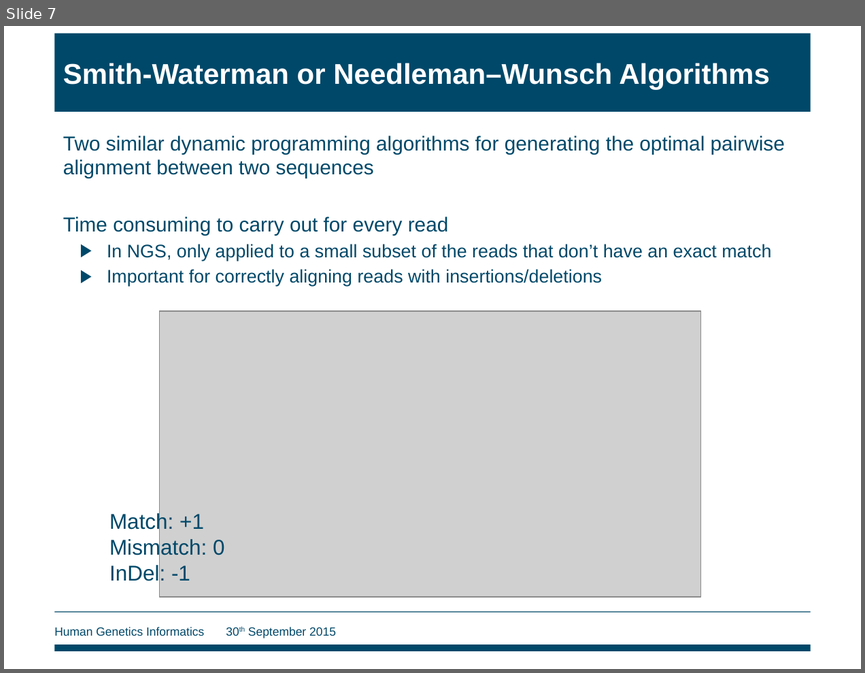
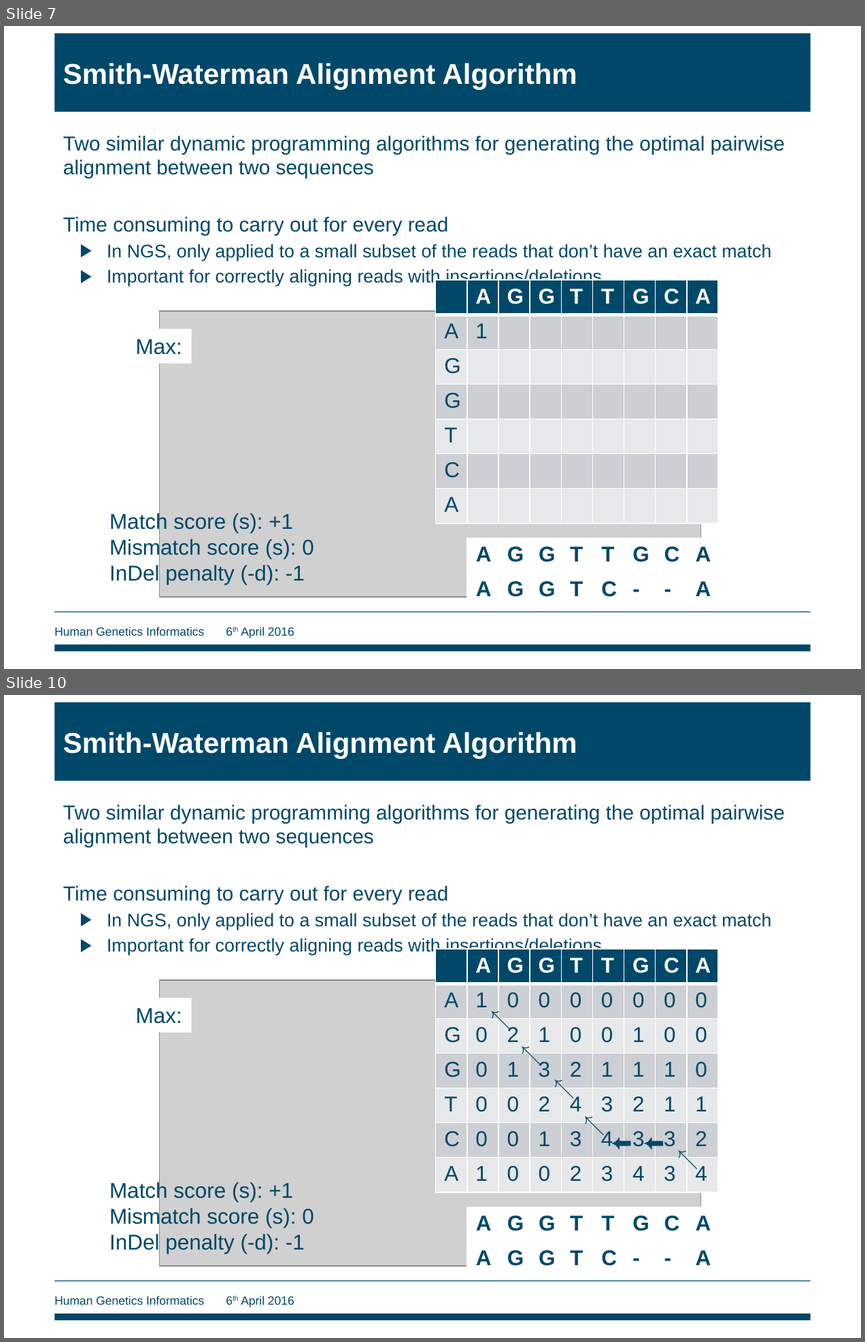
Before and after one commit to wtsi-hgi/ebi-ngs-workshop, a slide deck: EBI_NGS_rsvc_slides.pptx. Shown one above the other, each under a label of ours: slide 7 before the commit, slides 7 and 10 after it; the slides between them are not shown. The pictures are 865x673 and 865x1342 pixels, drawn with LibreOffice and Linux fonts; fonts in the diff are those of the drawing; grey boxes stand for pictures; background and template pictures are left out. Boxes give left, top, right and bottom in pixels: in the first picture for what was removed or moved away, otherwise in the second. Text is boxed around its words. In the diff, an @@ line names an element or a change of style, - is before the commit and + after.

Commit message:
Update to 2016 April course

```diff
--- a/EBI_NGS_rsvc_slides.pptx
+++ b/EBI_NGS_rsvc_slides.pptx
@@ slide 10 added at <box>4,695,861,1338</box>, background #FFFFFF; not listed: 3 template elements that a slide beside it also shows @@
@@ title added at <box>54,702,810,781</box>, fill #004869, 24 pt, text #FFFFFF, bold @@
+Smith-Waterman Alignment Algorithm
@@ text added at <box>63,804,785,955</box>, 17 pt, text #004869 @@
+Two similar dynamic programming algorithms for generating the optimal pairwise alignment between two sequences
+Time consuming to carry out for every read
+  ▶ In NGS, only applied to a small subset of the reads that don’t have an exact match
+  ▶ Important for correctly aligning reads with insertions/deletions
@@ table added at <box>436,949,721,1192</box>, 7 rows, 9 columns @@
+ | A | G | G | T | T | G | C | A
+A | 1 | 0 | 0 | 0 | 0 | 0 | 0 | 0
+G | 0 | 2 | 1 | 0 | 0 | 1 | 0 | 0
+G | 0 | 1 | 3 | 2 | 1 | 1 | 1 | 0
+T | 0 | 0 | 2 | 4 | 3 | 2 | 1 | 1
+C | 0 | 0 | 1 | 3 | 4 | 3 | 3 | 2
+A | 1 | 0 | 0 | 2 | 3 | 4 | 3 | 4
@@ rectangle added at <box>127,998,192,1032</box>, fill #FFFFFF, 18 pt, text #004869 @@
+Max:
@@ picture added at <box>159,981,700,1266</box> @@
@@ group added at <box>482,1001,705,1174</box>: 7 texts @@
+↖
+⬅
+⬅
+↖
+↖
+↖
+↖
@@ text added at <box>109,1181,314,1253</box>, 18 pt, text #004869 @@
+Match score (s): +1
+Mismatch score (s): 0
+InDel penalty (-d): -1
@@ table added at <box>468,1206,721,1276</box>, 2 rows, 8 columns @@
+A | G | G | T | T | G | C | A
+A | G | G | T | C | - | - | A
@@ slide 7 changed as well @@
@@ title at <box>63,63,577,89</box>: text changed @@
-Smith-Waterman or Needleman–Wunsch Algorithms
+Smith-Waterman Alignment Algorithm
@@ table added at <box>436,280,721,523</box>, 7 rows, 9 columns @@
+ | A | G | G | T | T | G | C | A
+A | 1 |  |  |  |  |  |  | 
+G |  |  |  |  |  |  |  | 
+G |  |  |  |  |  |  |  | 
+T |  |  |  |  |  |  |  | 
+C |  |  |  |  |  |  |  | 
+A |  |  |  |  |  |  |  | 
@@ rectangle added at <box>127,329,192,363</box>, fill #FFFFFF, 18 pt, text #004869 @@
+Max:
@@ text at <box>109,512,314,584</box>: text changed @@
-Match: +1
-Mismatch: 0
-InDel: -1
+Match score (s): +1
+Mismatch score (s): 0
+InDel penalty (-d): -1
@@ table added at <box>468,537,721,607</box>, 2 rows, 8 columns @@
+A | G | G | T | T | G | C | A
+A | G | G | T | C | - | - | A
@@ text at <box>54,626,294,638</box>: text changed @@
-Human Genetics Informatics 30th September 2015
+Human Genetics Informatics 6th April 2016
```
Also in this commit, not shown: 47 other slides changed, 2 other slides added, 1 slide removed, 6 other files.
